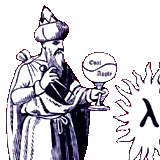
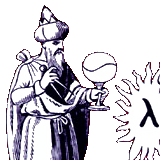
Layers edited between the first and the second 160x160 image:
painted on "Wizard original" over [89, 60, 112, 77]
